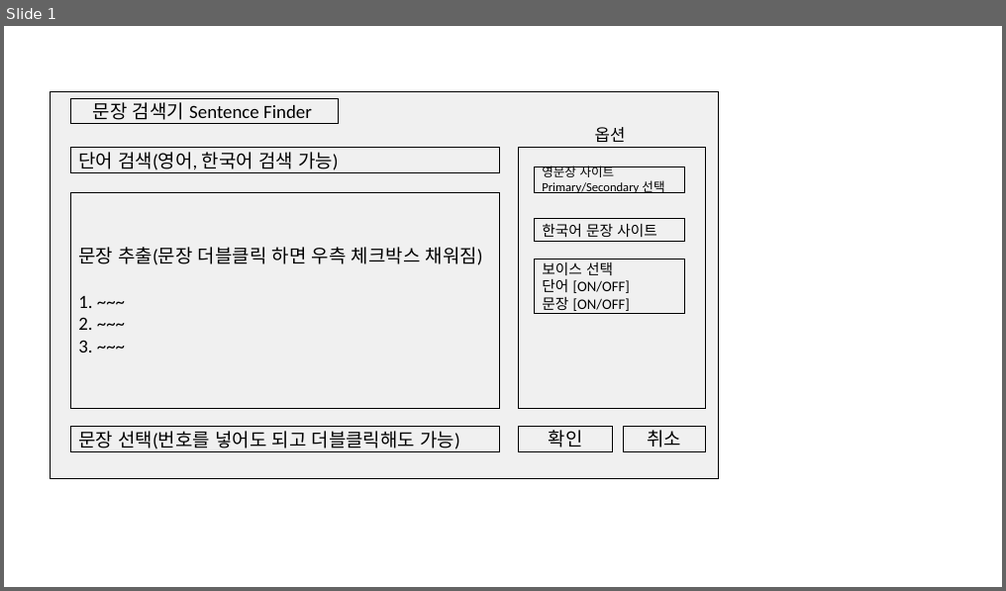
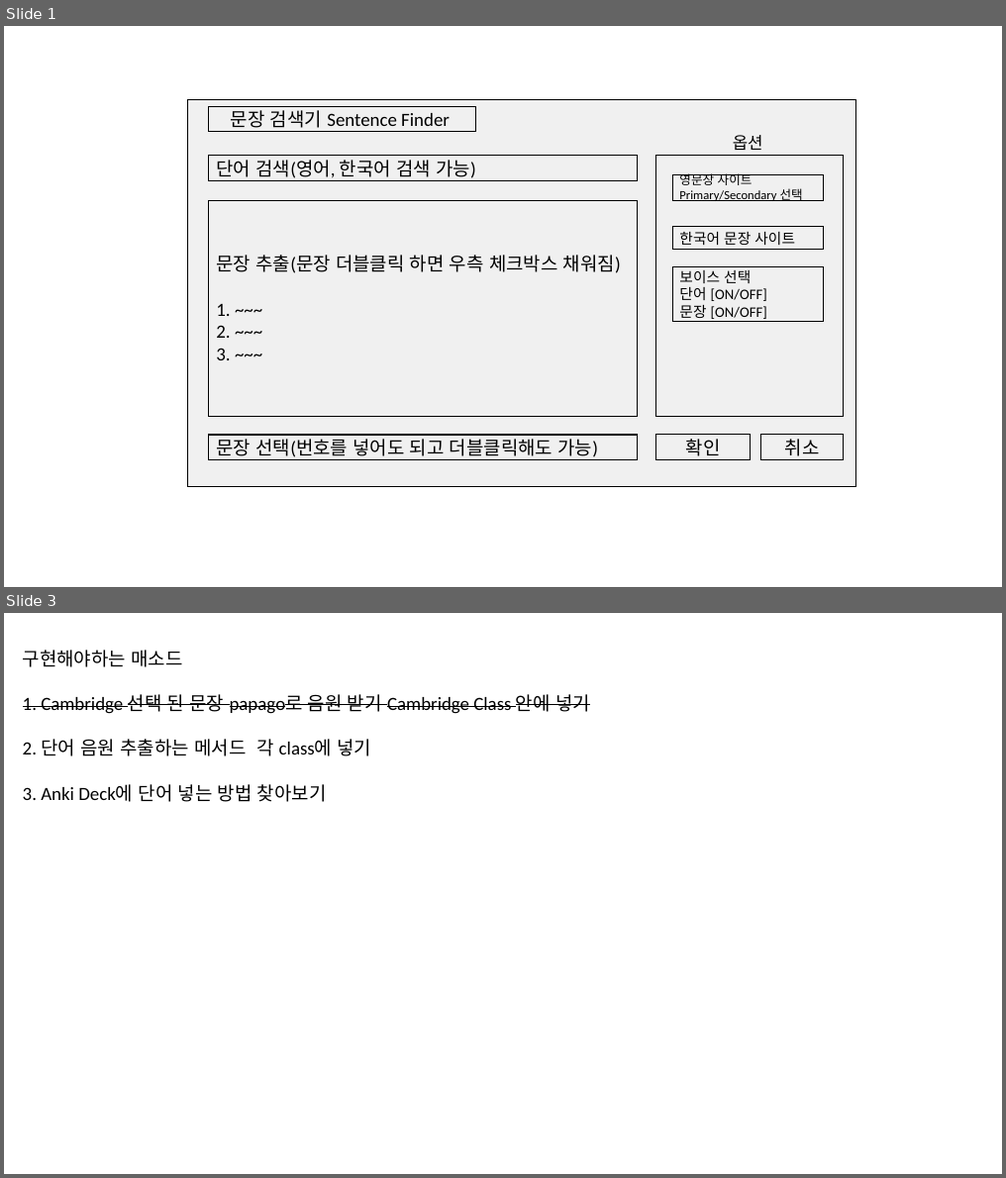
Before and after one commit to yangoos57/dataStudy, a slide deck: Anki_Sentence/프로덕트 디자인.pptx. Shown one above the other, each under a label of ours: slide 1 before the commit, slides 1 and 3 after it; the slides between them are not shown. The pictures are 1006x591 and 1006x1178 pixels, drawn with LibreOffice and Linux fonts; fonts in the diff are those of the drawing. Boxes give left, top, right and bottom in pixels: in the first picture for what was removed or moved away, otherwise in the second. Text is boxed around its words. In the diff, an @@ line names an element or a change of style, - is before the commit and + after.

```diff
--- a/Anki_Sentence/프로덕트 디자인.pptx
+++ b/Anki_Sentence/프로덕트 디자인.pptx
@@ slide 3 added at (4, 613, 1002, 1174), background #FFFFFF @@
@@ text added at (23, 650, 590, 802), 18 pt, text #000000 @@
+구현해야하는 매소드
+1. Cambridge 선택 된 문장 papago로 음원 받기 Cambridge Class 안에 넣기
+2. 단어 음원 추출하는 메서드 각 class에 넣기
+3. Anki Deck에 단어 넣는 방법 찾아보기
@@ slide 1 changed as well @@
@@ 3 rectangles: place and size @@
-3 rectangles at (50, 92, 718, 478)
+3 rectangles at (187, 99, 856, 486)
@@ 8 rectangles, 1 text: place and size @@
-8 rectangles, 1 text at (71, 98, 706, 453)
+8 rectangles, 1 text at (209, 106, 844, 461)
```
Also in this commit, not shown: 2 other slides added, 1 slide removed, 9 other files.
